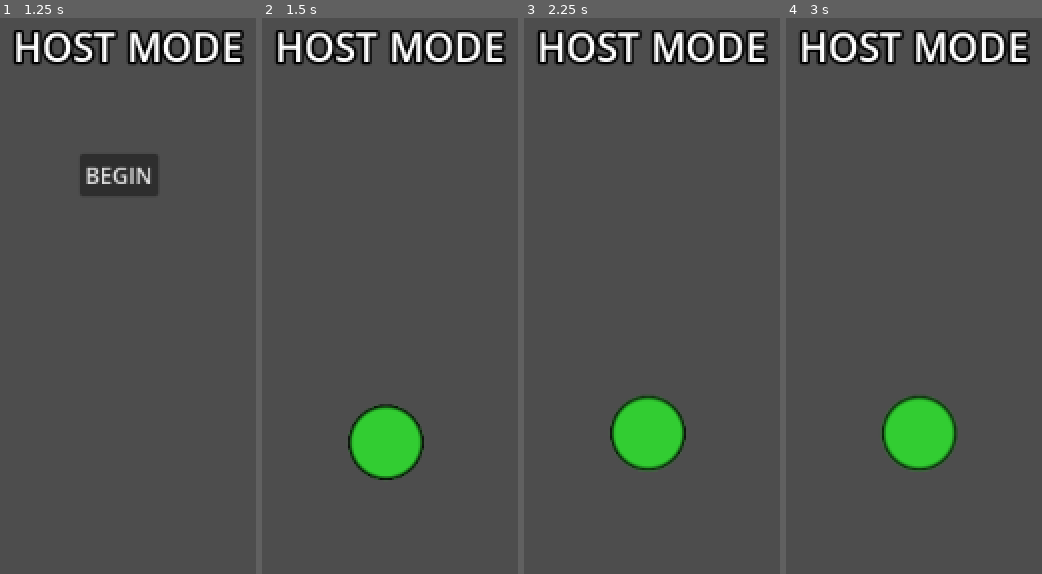
Above: before the commit, frames 1-4 (left to right).
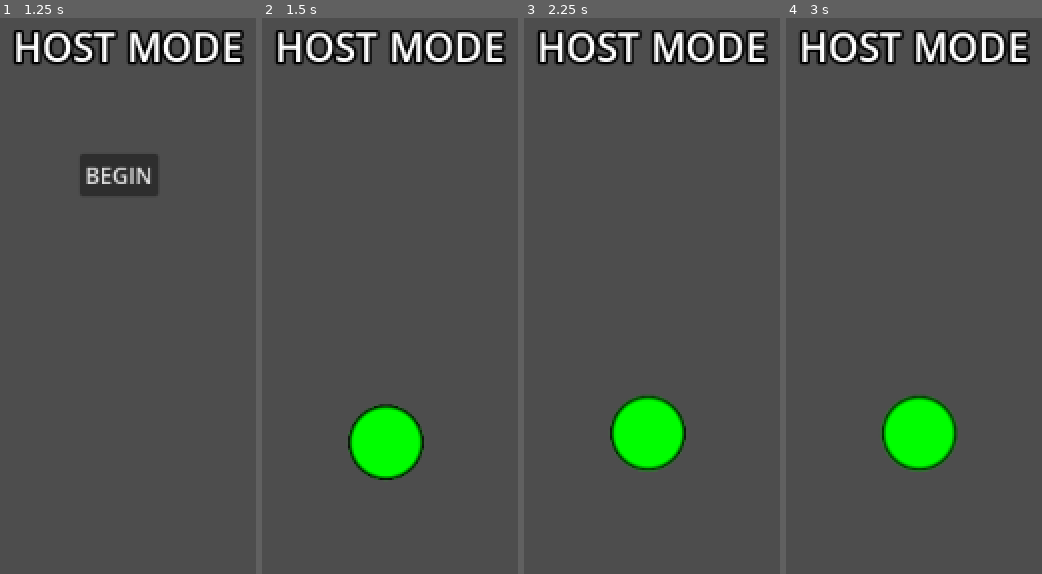
Above: after the commit, the same moments.

Repository: Tohzt/Dungeon-Strikers-2D
Game: Godot game, scene res://Main Menu/Main Menu.tscn
Two runs of this game, one before a commit and one after it. Both use one fixed random seed, a clock stepped at 60 frames per second and the inputs below.
Inputs (mouse positions are in pixels of both pictures, inside the frame that each line leads up to):
- Up to frame 1 (1.25 s): click "Quick Play" at 0.5 s
- Up to frame 2 (1.5 s): click "BEGIN" at 1.25 s
- Up to frame 3 (2.25 s): tap Enter at 2 s; move the mouse to (outside the picture) at 2.02 s; hold D (move_right) from 2.03 s (still down); tap Down (look_down) at 2.1 s; click (outside the picture) at 2.17 s
- Up to frame 4 (3 s): tap Space at 2.75 s; move the mouse to (outside the picture) at 2.77 s; release D (move_right) at 2.78 s; hold S (move_down) from 2.78 s (still down); tap Left (look_left) at 2.85 s

Frame 1 is identical in both runs. In frame 2, 2.7% of the frame differs, in the area x 34-63%, y 70-83%; in frame 3, 2.7%, in the area x 34-63%, y 68-81%; in frame 4, 2.7%.

Commit message:
change ball color based on speed

Diff:
--- a/Ball/ball.gd
+++ b/Ball/ball.gd
@@ -9,10 +9,10 @@
 var prediction_factor: float = 1.5  # Range: 0.5-3.0 - Higher values predict further ahead of current trajectory
 
 # Ball physics parameters
-var max_ball_speed: float = 800.0  # Maximum speed the ball can travel at
+var max_ball_speed: float = 600.0  # Maximum speed the ball can travel at
 
 # Knockback parameters
-var knockback_strength: float = 2.5  # Range: 0.5-3.0 - How strongly the ball pushes players (increased from 1.5)
+var knockback_strength: float = 5.5  # Range: 0.5-3.0 - How strongly the ball pushes players (increased from 1.5)
 var min_velocity_for_knockback: float = 150.0  # Range: 50-200 - Minimum ball velocity to cause knockback
 
 # Visual representation for client
@@ -27,6 +27,14 @@
 var last_sent_velocity: Vector2
 var is_moving: bool = false
 
+# Color settings
+var color_slow: Color = Color.GREEN
+var color_medium: Color = Color.YELLOW
+var color_fast: Color = Color.ORANGE
+var color_max: Color = Color.RED
+var speed_medium_threshold: float = max_ball_speed * 0.3  # 30% of max speed
+var speed_fast_threshold: float = max_ball_speed * 0.6    # 60% of max speed
+
 func _ready() -> void:
 	global_position = get_tree().current_scene.get_node("Spawn Points/Ball Spawn").global_position
 	last_sent_position = global_position
@@ -34,7 +42,8 @@
 
 	if multiplayer.is_server():
 		body_entered.connect(_on_body_entered)
-		modulate = Color.LIME_GREEN
+		# Initial color is green
+		_update_ball_color(0)
 	else:
 		_setup_client()
 
@@ -52,25 +61,51 @@
 	# Create visual representation
 	visual_node = Sprite2D.new()
 	visual_node.texture = $Sprite2D.texture
-	visual_node.modulate = $Sprite2D.modulate
+	visual_node.modulate = color_slow  # Start with green
 	add_child(visual_node)
 
 	# Hide original sprite
 	$Sprite2D.visible = false
 
 func _process(delta: float) -> void:
-	if !multiplayer.is_server() and visual_node:
+	if multiplayer.is_server():
+		# Update ball color on server based on speed
+		_update_ball_color(linear_velocity.length())
+	elif visual_node:
 		_update_client_visuals(delta)
 
 	# Update collision cooldown timers
-	var keys_to_remove = []
-	for player_id in last_collision_time:
+	var keys_to_remove: Array = []
+	for player_id: int in last_collision_time:
 		last_collision_time[player_id] -= delta
 		if last_collision_time[player_id] <= 0:
 			keys_to_remove.append(player_id)
 
-	for key in keys_to_remove:
+	for key: int in keys_to_remove:
 		last_collision_time.erase(key)
+
+func _update_ball_color(speed: float) -> void:
+	var new_color: Color
+
+	if speed < speed_medium_threshold:
+		# Interpolate between green and yellow
+		var t: float = speed / speed_medium_threshold
+		new_color = color_slow.lerp(color_medium, t)
+	elif speed < speed_fast_threshold:
+		# Interpolate between yellow and orange
+		var t: float = (speed - speed_medium_threshold) / (speed_fast_threshold - speed_medium_threshold)
+		new_color = color_medium.lerp(color_fast, t)
+	else:
+		# Interpolate between orange and red
+		var t: float = (speed - speed_fast_threshold) / (max_ball_speed - speed_fast_threshold)
+		t = min(t, 1.0)  # Cap at 1.0 for speeds exceeding max_ball_speed
+		new_color = color_fast.lerp(color_max, t)
+
+	# Apply color to the appropriate sprite
+	if multiplayer.is_server():
+		$Sprite2D.modulate = new_color
+	elif visual_node:
+		visual_node.modulate = new_color
 
 func _update_client_visuals(delta: float) -> void:
 	# Calculate smoothing factor based on delta and smoothing speed
@@ -85,6 +120,9 @@
 	# Update the actual ball position for collision purposes
 	global_position = global_position.lerp(target_position, factor * 1.5)
 	linear_velocity = linear_velocity.lerp(target_velocity, factor * 1.5)
+
+	# Update ball color based on current velocity
+	_update_ball_color(target_velocity.length())
 
 func _physics_process(delta: float) -> void:
 	# This will only run on the server due to set_physics_process(false) on clients
